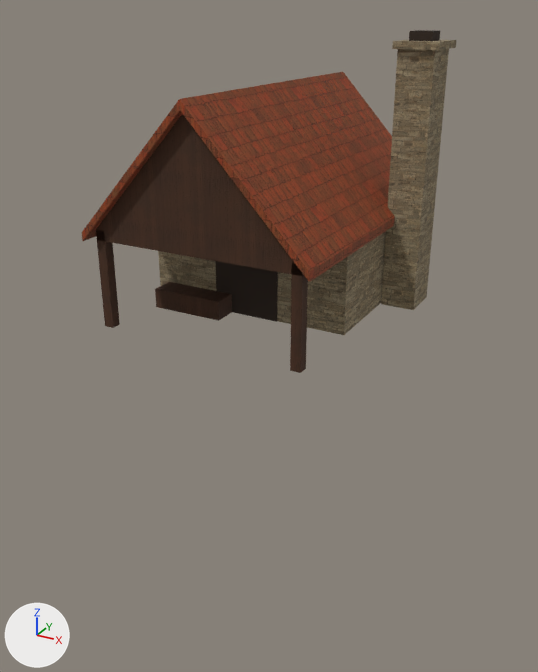
A saved change to the glTF model assets/map3d_houses/workshop.glb.
Both versions are drawn from a camera (50 mm lens) standing at (20.3, -39.4, 16.8) and looking at (-0.8, -1.1, -2.3). Arrows for +X, +Y and +Z are at lower left; the lights stay in place. The older version comes first. Vertices at exactly the same position are counted once.

In view in the first picture: 'workshop_export'.
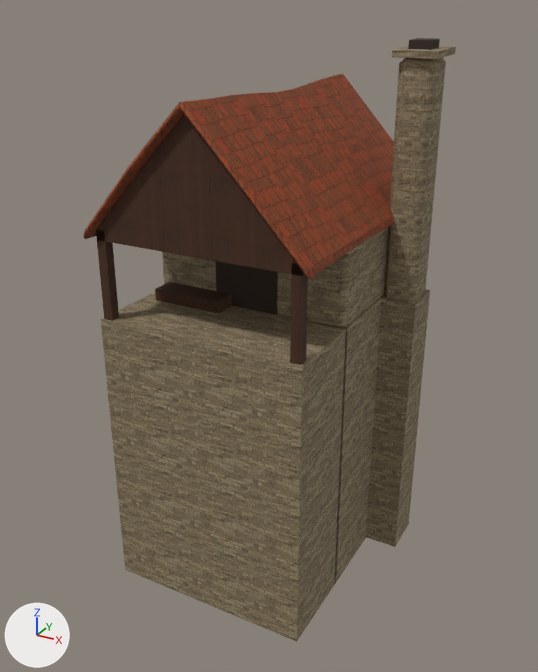
Pixel boxes (x1, y1, x2, y2) of what changed, in the pictures (538 x 672 px; the box of a moved part takes in the faces that stretch with it):
```json
{"object": "workshop_export", "change": "reshaped", "before": [82, 30, 456, 373], "after": [84, 38, 456, 642], "on screen": "76% taller"}
{"part": 1, "of": "me_workshop_018", "change": "moved or reshaped", "before": [409, 30, 440, 41], "after": [408, 38, 440, 50]}
{"part": 2, "of": "me_workshop_018", "change": "added", "after": [236, 294, 384, 585], "on screen": "brown"}
{"part": 3, "of": "me_workshop_018", "change": "added", "after": [101, 292, 348, 642], "on screen": "brown"}
{"part": 4, "of": "me_workshop_018", "change": "added", "after": [366, 290, 430, 547], "on screen": "brown"}
{"part": 5, "of": "me_workshop_018", "change": "rebuilt", "before": [158, 231, 386, 335], "after": [162, 228, 388, 327]}
{"part": 6, "of": "me_workshop_018", "change": "rebuilt", "before": [82, 72, 395, 282], "after": [84, 74, 395, 279]}
{"part": 7, "of": "me_workshop_018", "change": "rebuilt", "before": [381, 49, 449, 310], "after": [384, 58, 446, 302], "on screen": "9% narrower, 6% shorter"}
{"part": 8, "of": "me_workshop_018", "change": "moved or reshaped", "before": [392, 39, 456, 50], "after": [392, 46, 456, 59]}
```

The change, as JSON lines over the scene's bpy script:
```json
{"block": "me_workshop_018", "where": "# used by ob_workshop_export; location = (0.0, 0.0, 0.0)"}
{"op": "remove", "block": "me_workshop_018", "code": "me_workshop_018.from_pydata(...)  # 126 vertices, 204 faces; spans x -7.9..7.9, y -9.5..9.5, z 0.0..15.7"}
{"op": "add", "block": "me_workshop_018", "code": "me_workshop_018.from_pydata(...)  # 412 vertices, 764 faces; spans x -7.9..7.9, y -9.5..9.5, z -17.8..15.3"}
{"block": "me_workshop_018", "change": "me_workshop_018 part 1: the loose piece of 8 vertices spanning x 5.9..7.2, y 2.6..4.0, z 15.2..15.7 is moved by (0.0, 0.0, -0.4)"}
{"block": "me_workshop_018", "change": "me_workshop_018 part 2: a new loose piece, a box spanning x -7.4..5.5, y -3.7..9.3, z -17.8..0.4, in mat_hh_wall_rubble"}
{"block": "me_workshop_018", "change": "me_workshop_018 part 3: a new loose piece, a box spanning x -7.4..5.5, y -9.2..-3.4, z -17.8..0.4, in mat_hh_wall_rubble"}
{"block": "me_workshop_018", "change": "me_workshop_018 part 4: a new loose piece, a box spanning x 5.3..7.7, y 1.8..4.7, z -17.8..0.4, in mat_hh_wall_rubble"}
{"block": "me_workshop_018", "change": "me_workshop_018 part 5: the loose piece of 14 vertices spanning x -7.3..5.4, y -3.6..9.1, z 0.0..12.5 is rebuilt with 84 vertices and now spans x -7.3..5.4, y -3.6..9.1, z 0.0..12.1"}
{"block": "me_workshop_018", "change": "me_workshop_018 part 6: the loose piece of 12 vertices spanning x -7.9..6.0, y -9.5..9.5, z 5.1..13.0 is rebuilt with 164 vertices and now spans x -7.9..6.0, y -9.5..9.5, z 5.1..12.8"}
{"block": "me_workshop_018", "change": "me_workshop_018 part 7: the loose piece of 12 vertices spanning x 5.5..7.6, y 2.0..4.6, z 0.0..14.8 is rebuilt with 52 vertices and now spans x 5.5..7.6, y 2.0..4.6, z 0.0..14.5"}
{"block": "me_workshop_018", "change": "me_workshop_018 part 8"}
{"block": "me_workshop_018", "change": "1 vertex is removed from x 7.9, y 4.8, z 14.8"}
{"block": "me_workshop_018", "change": "12 faces are deleted"}
{"block": "me_workshop_018", "change": "5 vertices move from x 5.3..7.9, y 1.7..4.8, z 14.8..15.2 to x 5.3..7.9, y 1.7..4.8, z 14.4..14.9"}
{"block": "me_workshop_018", "change": "1 vertex is added at (5.3, 4.8, 14.9)"}
{"block": "me_workshop_018", "change": "12 new faces join them, mat_hh_wall_rubble"}
```
